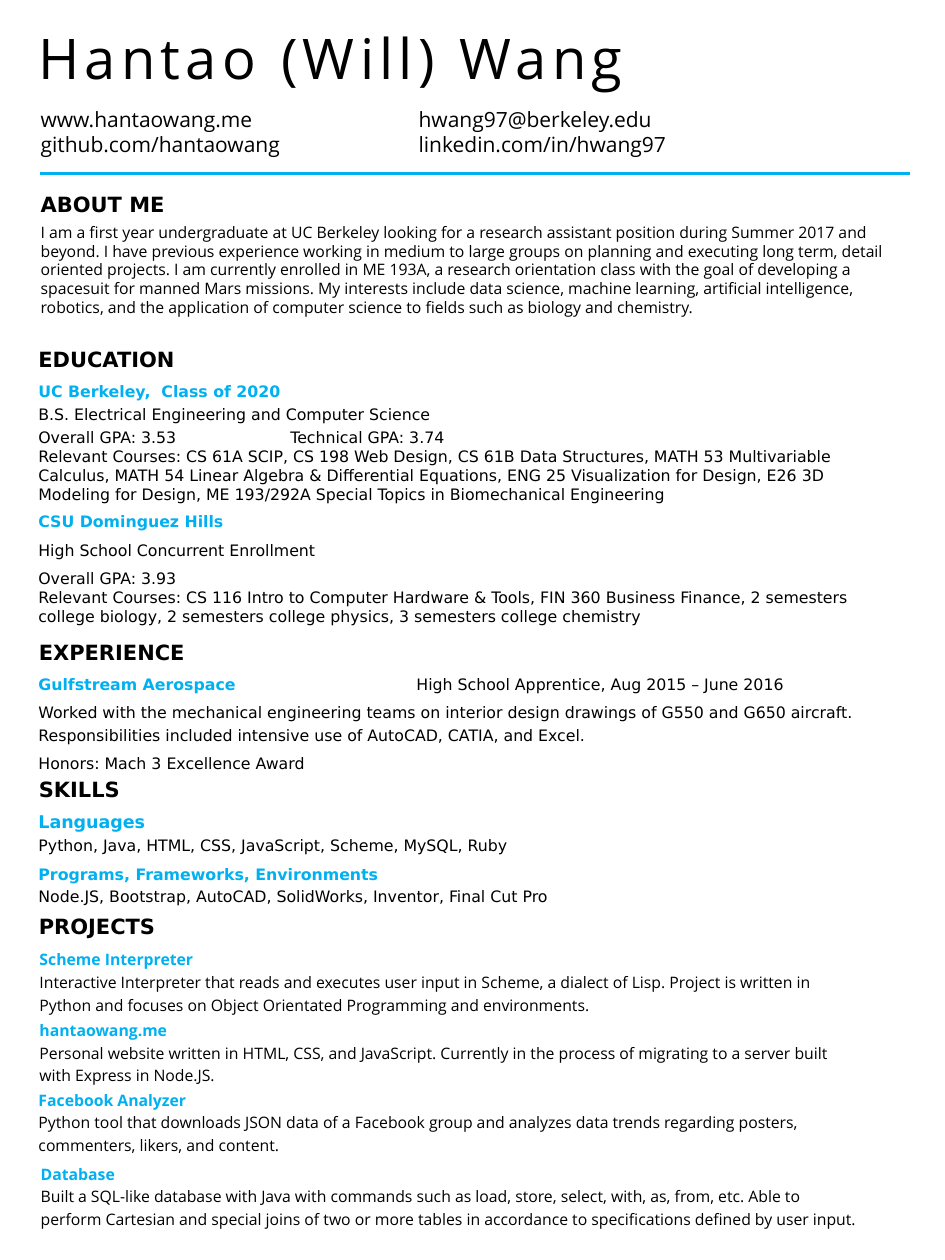
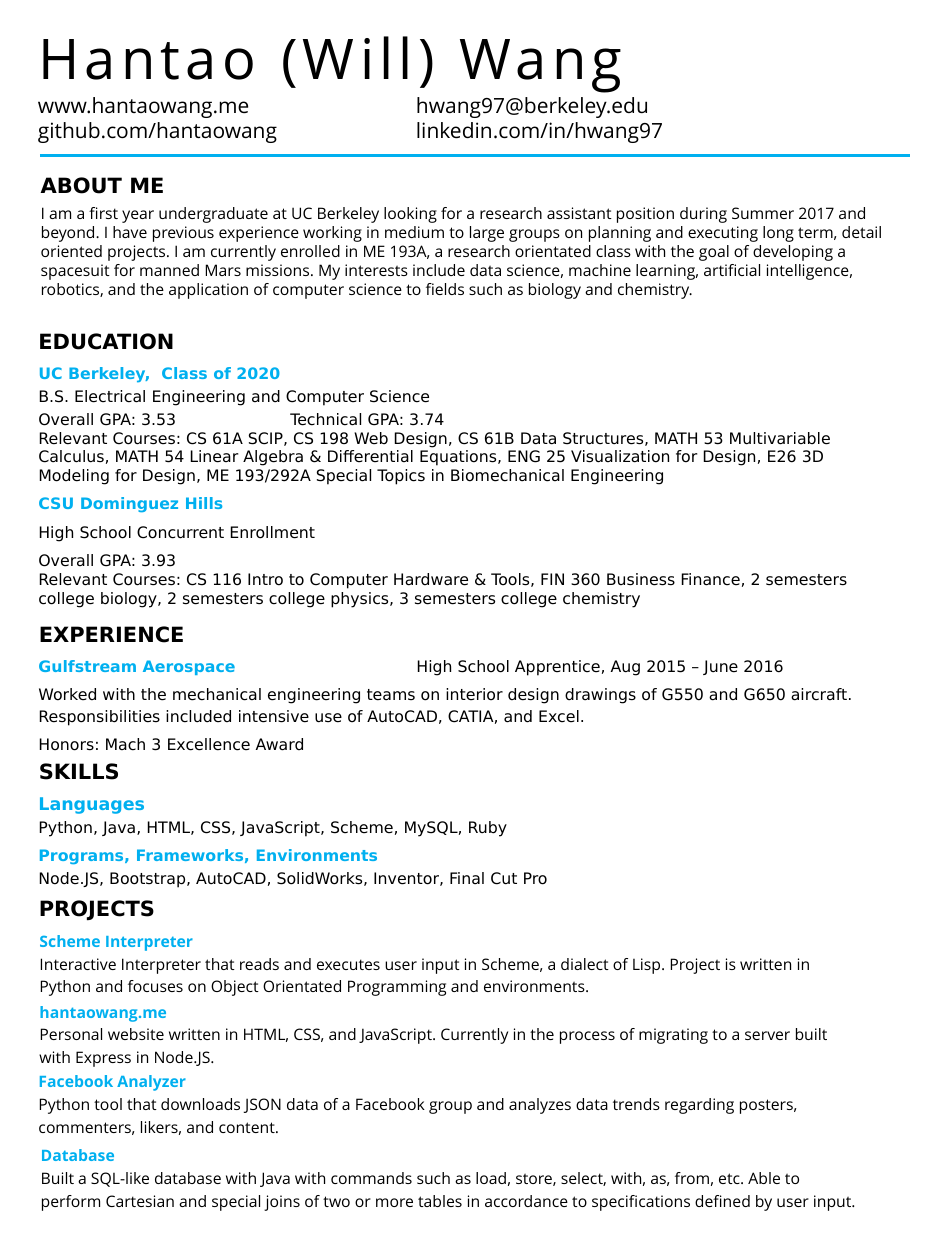
Before and after one commit to hantaowang/metman, a slide deck: slide 1 of public/files/resume.pptx. Drawn at 945x1260 pixels with LibreOffice and Linux fonts; fonts in the diff are those of the drawing. Boxes give left, top, right and bottom in pixels: in the first picture for what was removed or moved away, otherwise in the second. Text is boxed around its words. In the diff, an @@ line names an element or a change of style, - is before the commit and + after.

```diff
--- a/public/files/resume.pptx
+++ b/public/files/resume.pptx
@@ text "www.hantaowang.me hwang97@berkeley.edu": place and size @@
-text "www.hantaowang.me hwang97@berkeley.edu" at <box>41,111,666,157</box>
+text "www.hantaowang.me hwang97@berkeley.edu" at <box>38,97,663,143</box>
@@ 9 texts, 1 line: place and size @@
-9 texts, 1 line at <box>38,174,910,1153</box>
+9 texts, 1 line at <box>38,156,910,1135</box>
@@ text at <box>41,207,883,299</box>: text changed @@
-I am a first year undergraduate at UC Berkeley looking for a research assistant position during Summer 2017 and beyond. I have previous experience working in medium to large groups on planning and executing long term, detail oriented projects. I am currently enrolled in ME 193A, a research orientation class with the goal of developing a spacesuit for manned Mars missions. My interests include data science, machine learning, artificial intelligence, robotics, and the application of computer science to fields such as biology and chemistry.
+I am a first year undergraduate at UC Berkeley looking for a research assistant position during Summer 2017 and beyond. I have previous experience working in medium to large groups on planning and executing long term, detail oriented projects. I am currently enrolled in ME 193A, a research orientated class with the goal of developing a spacesuit for manned Mars missions. My interests include data science, machine learning, artificial intelligence, robotics, and the application of computer science to fields such as biology and chemistry.
@@ 3 texts: place and size @@
-3 texts at <box>38,351,856,1229</box>
+3 texts at <box>38,333,856,1211</box>
```
Also in this commit, not shown: 1 other file.
